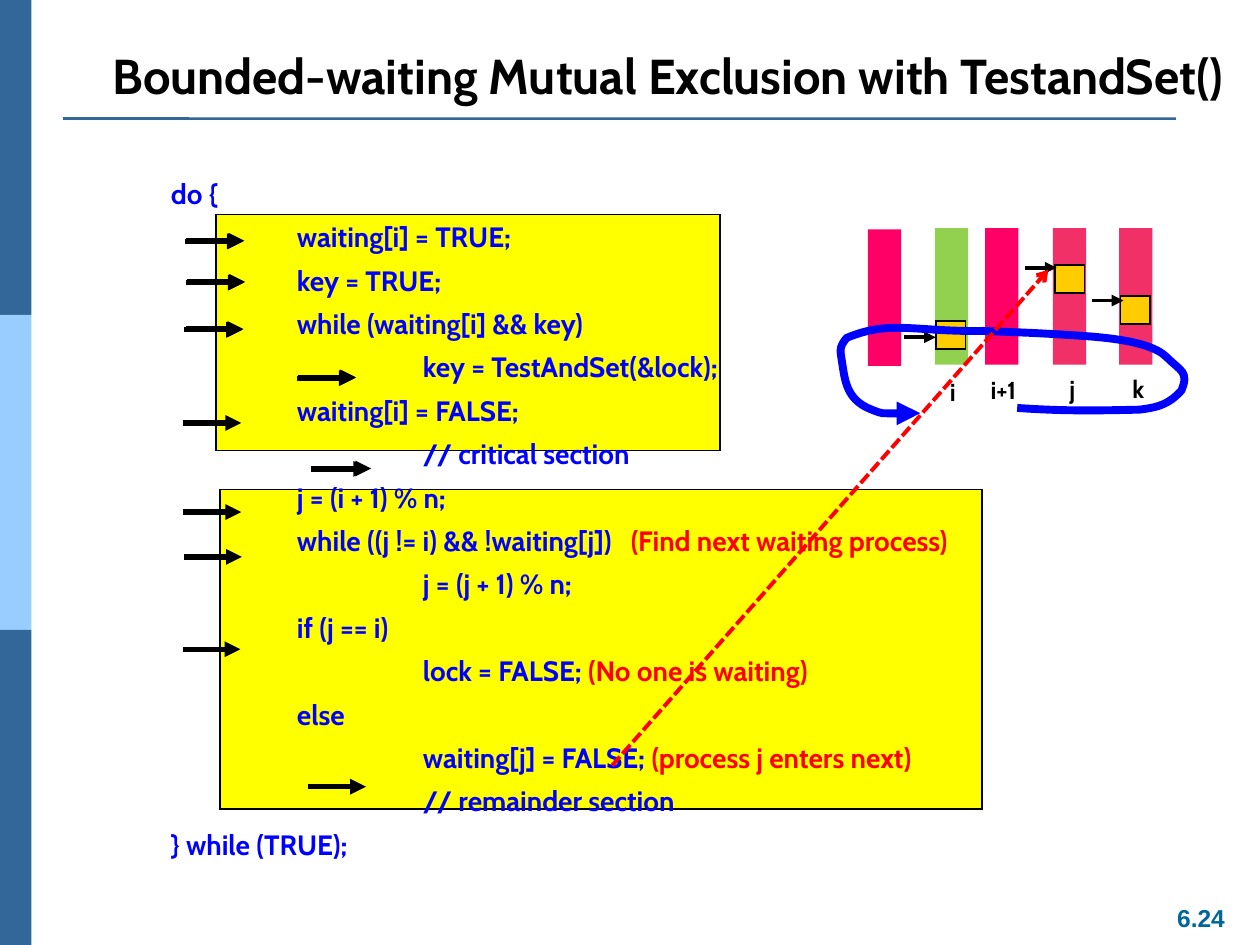
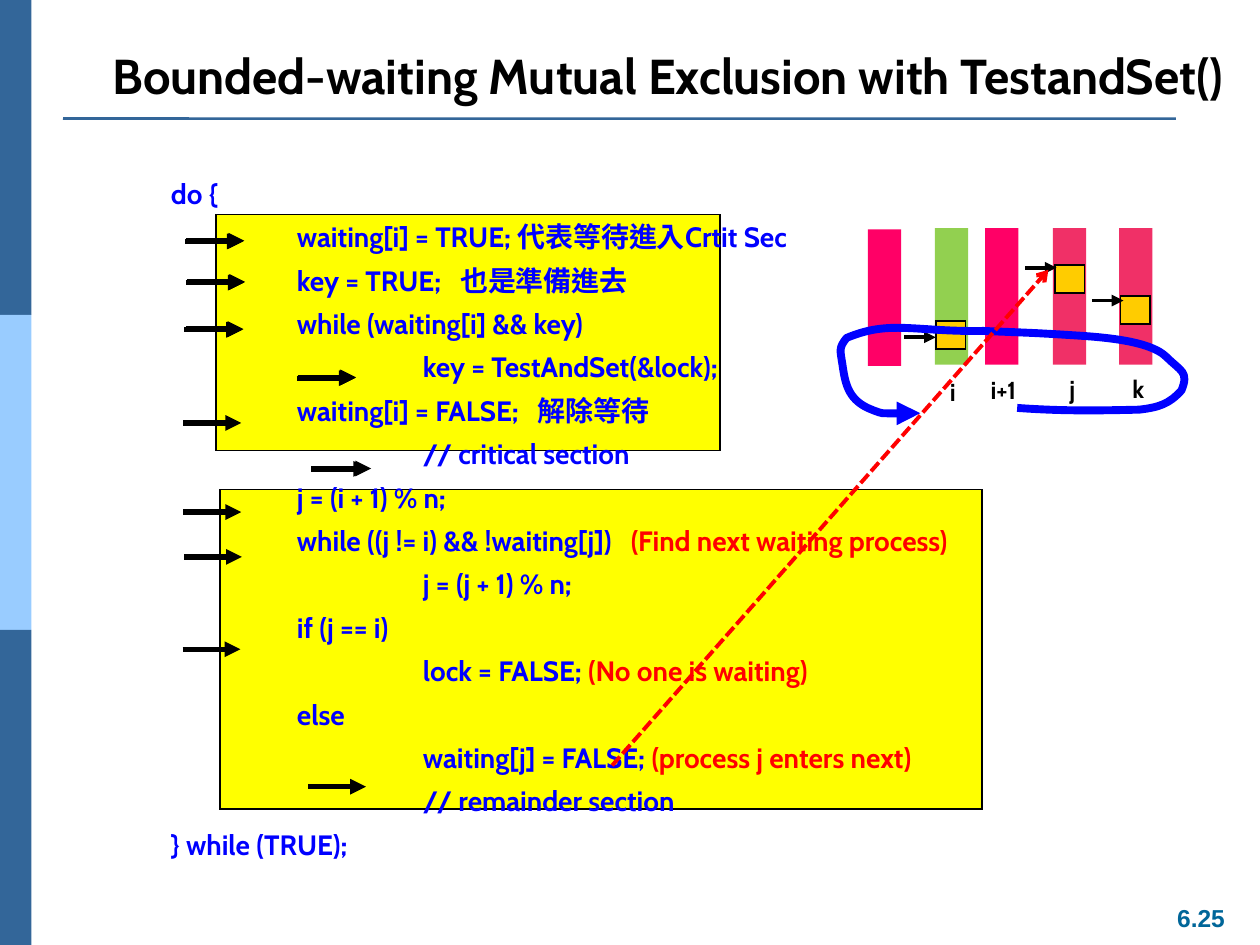
Before and after one commit to Yang09701194/OS_Learning, a slide deck: slide 25 of ch06.pptx (slide 24 before the commit). Drawn at 1260x945 pixels with LibreOffice and Linux fonts; fonts in the diff are those of the drawing. Boxes give left, top, right and bottom in pixels: in the first picture for what was removed or moved away, otherwise in the second. Text is boxed around its words. In the diff, an @@ line names an element or a change of style, - is before the commit and + after.

```diff
--- a/ch06.pptx
+++ b/ch06.pptx
@@ text at box(297, 219, 787, 297): text changed @@
-waiting[i] = TRUE;
-key = TRUE;
+waiting[i] = TRUE; 代表等待進入Crtit Sec
+key = TRUE; 也是準備進去
@@ text at box(297, 397, 650, 427): text changed @@
-waiting[i] = FALSE;
+waiting[i] = FALSE; 解除等待
@@ page number at box(1177, 910, 1225, 928): text changed @@
-6.24
+6.25
```
Also in this commit, not shown: 16 other slides changed, 1 slide added.
